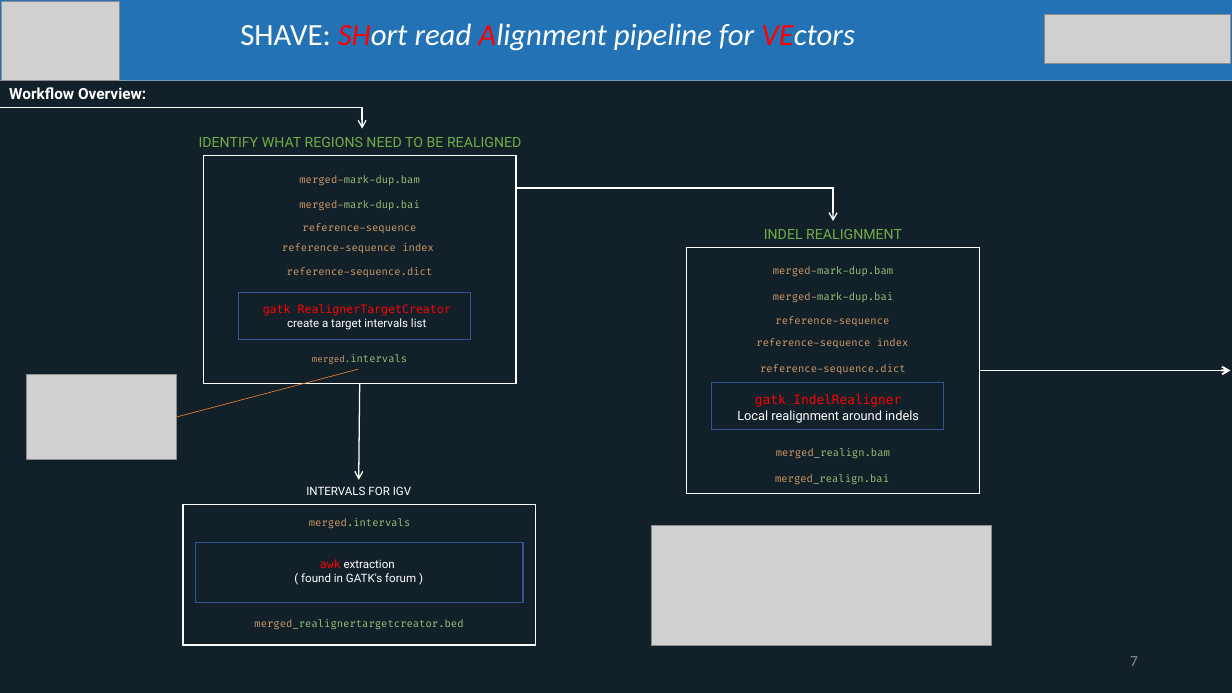
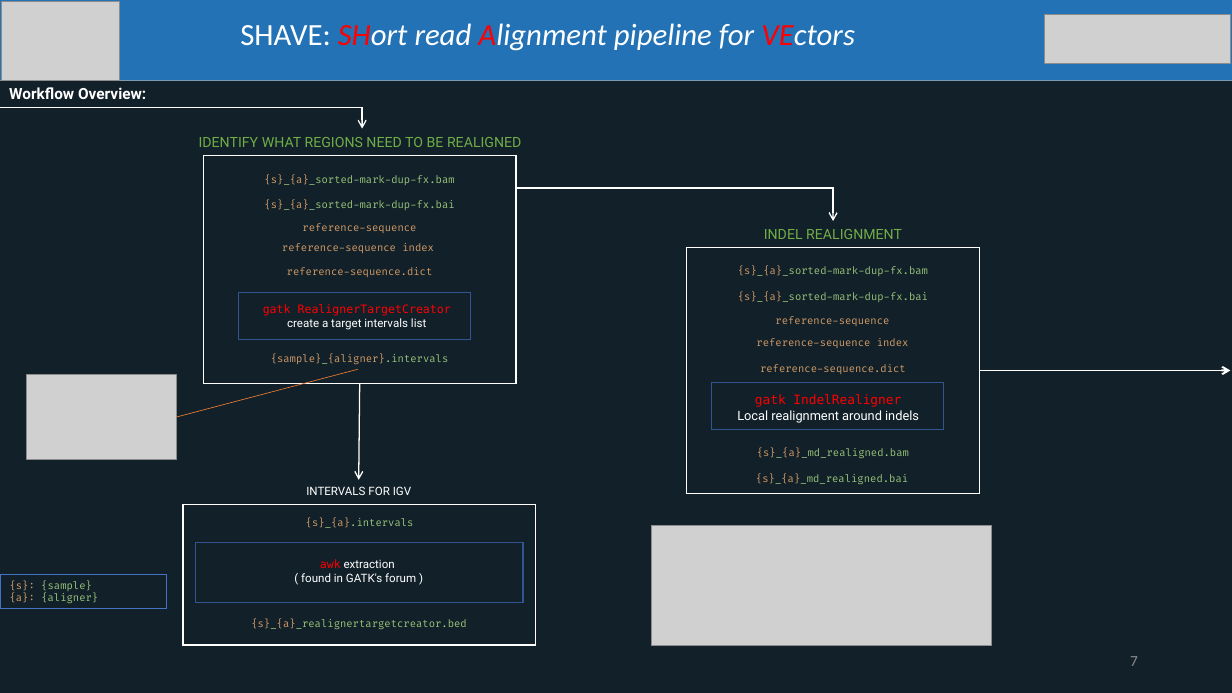
Before and after one commit to ltalignani/SHAVE, a slide deck: slide 7 of Shave_presentation.pptx. Drawn at 1232x693 pixels with LibreOffice and Linux fonts; fonts in the diff are those of the drawing; grey boxes stand for pictures. Boxes give left, top, right and bottom in pixels: in the first picture for what was removed or moved away, otherwise in the second. Text is boxed around its words. In the diff, an @@ line names an element or a change of style, - is before the commit and + after.

```diff
--- a/Shave_presentation.pptx
+++ b/Shave_presentation.pptx
@@ text at (264, 175, 454, 185): text changed @@
-merged-mark-dup.bam
+{s}_{a}_sorted-mark-dup-fx.bam
@@ text at (264, 200, 454, 210): text changed @@
-merged-mark-dup.bai
+{s}_{a}_sorted-mark-dup-fx.bai
@@ text at (738, 266, 928, 276): text changed @@
-merged-mark-dup.bam
+{s}_{a}_sorted-mark-dup-fx.bam
@@ text at (738, 292, 928, 302): text changed @@
-merged-mark-dup.bai
+{s}_{a}_sorted-mark-dup-fx.bai
@@ text at (271, 354, 449, 364): text changed; text colour #98C379 to #D19A66 @@
-merged.intervals
+{sample}_{aligner}.intervals
@@ text at (757, 448, 909, 458): text changed @@
-merged_realign.bam
+{s}_{a}_md_realigned.bam
@@ text at (756, 474, 908, 484): text changed @@
-merged_realign.bai
+{s}_{a}_md_realigned.bai
@@ text at (306, 518, 414, 528): text changed @@
-merged.intervals
+{s}_{a}.intervals
@@ rectangle added at (1, 575, 167, 609), outline #4472C4 0.75 pt, 8 pt, text #98C379 @@
+{s}: {sample}
+{a}: {aligner}
@@ text at (251, 619, 467, 629): text changed @@
-merged_realignertargetcreator.bed
+{s}_{a}_realignertargetcreator.bed
```
Also in this commit, not shown: 5 other slides changed, 30 other files.
